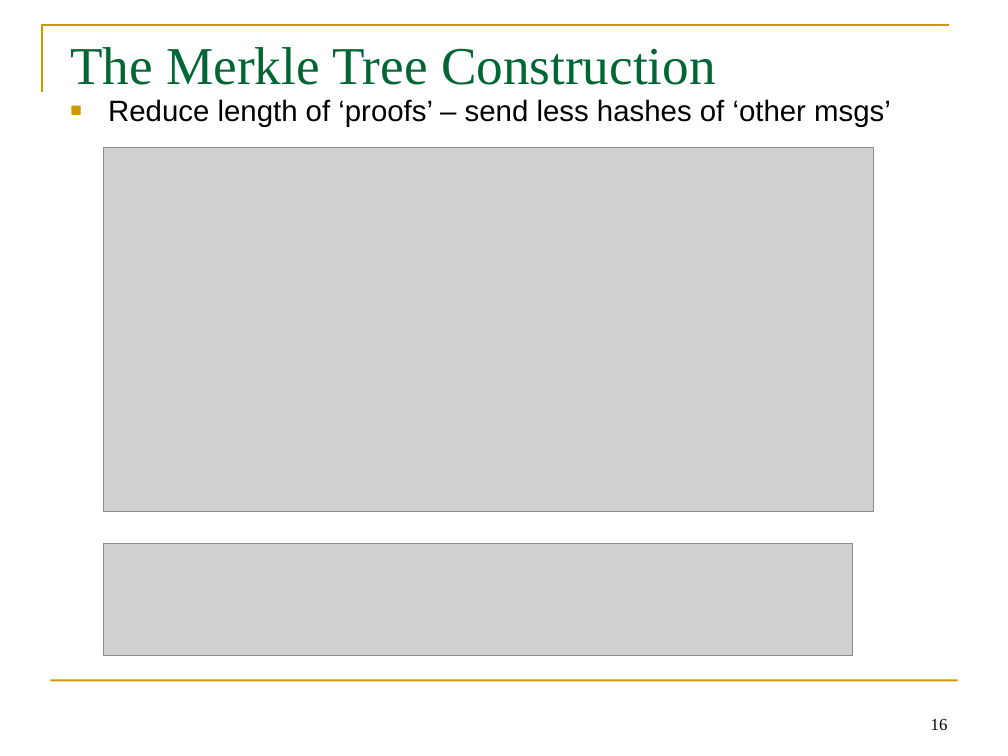
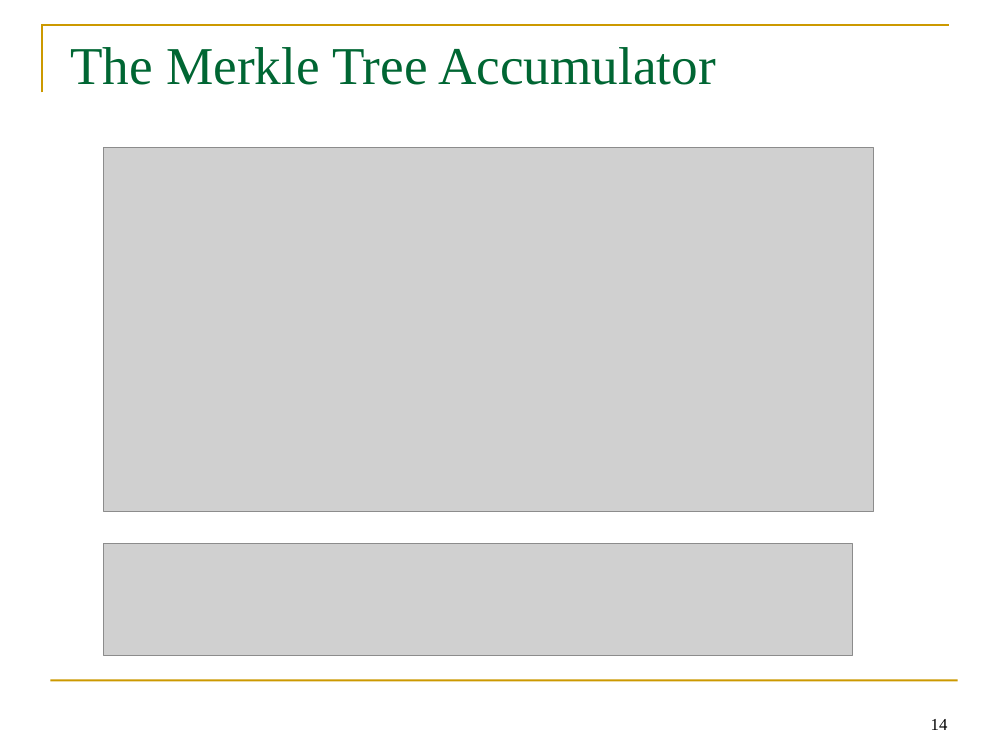
Before and after one commit to GhadaAlmashaqbeh/GhadaAlmashaqbeh.github.io, a slide deck: slide 14 of courses/cse3400-f2026/lecture7.pptx (slide 16 before the commit). Drawn at 1008x756 pixels with LibreOffice and Linux fonts; fonts in the diff are those of the drawing; grey boxes stand for pictures. Boxes give left, top, right and bottom in pixels: in the first picture for what was removed or moved away, otherwise in the second. Text is boxed around its words. In the diff, an @@ line names an element or a change of style, - is before the commit and + after.

```diff
--- a/courses/cse3400-f2026/lecture7.pptx
+++ b/courses/cse3400-f2026/lecture7.pptx
@@ title at <box>70,47,716,85</box>: text changed @@
-The Merkle Tree Construction
+The Merkle Tree Accumulator
@@ text removed at <box>108,99,891,126</box> @@
-■ Reduce length of ‘proofs’ – send less hashes of ‘other msgs’
@@ page number at <box>931,719,948,730</box>: text changed @@
-16
+14
```
Also in this commit, not shown: 3 other slides changed, 2 slides added, 3 slides removed, 11 other files.
